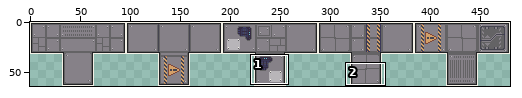
File history of a pixel-art file, art/modules/Floor_x2x3.ase. Above, an overview of the earlier version with the close-up marked.
Close-up. First the earlier version:
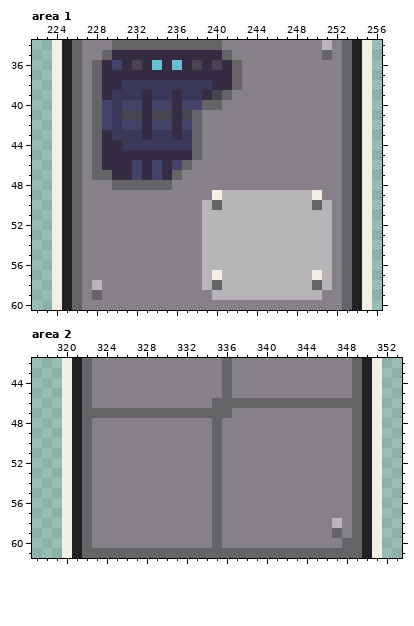
480x64 pixels, 1 frame. Shown: area 1: x 222..256, y 34..60; area 2: x 317..353, y 42..61. The commit also changed other parts of the picture, which this record leaves out.
The same view after the edit:
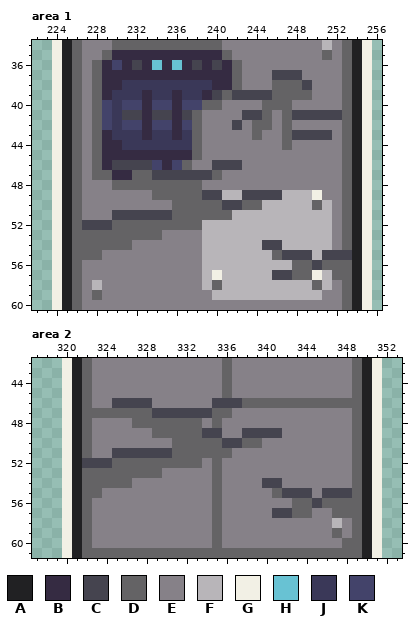
Palette (. is transparent): A #212123  B #352b42  C #45444f  D #646365  E #868188  F #b8b5b9  G #f2f0e5  H #68c2d3  J #3a3858  K #43436a
Edits made:
layer "Layer 2" added
Area 1, layer "Layer 2":
y 37: x 246..248 EEE -> CCC
y 38: x 246..249 EEEE -> DDDC
y 39: x 242..249 EEEEEEEE -> CCCCDDDD
y 40: x 245..247 EEE -> DDD
y 41: x 243..245 EEE -> CCD; x 247..252 EEEEEE -> DCCCCC
y 42: x 242 E -> C; x 244..245 EE -> DD; x 247 E -> D
y 43: x 244 E -> D; x 247..251 EEEEE -> DCCCC
y 44: x 247 E -> D
y 46: x 230..233 BBKB -> CCCC; x 240..242 EEE -> CCC
y 47: x 232..240 KBKBDEEEE -> DDCCCCCCD
y 48: x 236..238 EEE -> DDD
y 49: x 234..240 EEEEEEG -> DDDDDCC; x 243..246 FFFF -> CCCC
y 50: x 236..239 EEEF -> DDDD; x 241..244 FFFF -> CCDD
y 51: x 230..241 EEEEEEEEEFFF -> CCCCCCDDDDDD
y 52: x 227..238 EEEEEEEEEEEE -> CCCDDDDDDDDD
y 53: x 227..234 EEEEEEEE -> DDDDDDDD
y 54: x 227..231 EEEEE -> DDDDD; x 245..246 FF -> CC
y 55: x 227..228 EE -> DD; x 246..249 FFFF -> DCCC; x 251..253 FED -> CCC
y 56: x 248..252 FFFFE -> DDCDD
y 57: x 246..249 FFFF -> CCDD; x 252 E -> D
Area 2, layer "Layer 2":
y 46: x 325..328 EEEE -> CCCC; x 335..337 DDD -> CCC
y 47: x 329..334 DDDDDD -> CCCCCC
y 48: x 327..333 EEEEEEE -> DDDDDDD
y 49: x 329..335 EEEEEED -> DDDDDCC; x 338..341 EEEE -> CCCC
y 50: x 331..334 EEEE -> DDDD; x 336..339 EEEE -> CCDD
y 51: x 325..334 EEEEEEEEEE -> CCCCCCDDDD; x 336 E -> D
y 52: x 322..333 DEEEEEEEEEEE -> CCCDDDDDDDDD
y 53: x 323..329 EEEEEEE -> DDDDDDD
y 54: x 323..326 EEEE -> DDDD; x 340..341 EE -> CC
y 55: x 323 E -> D; x 341..344 EEEE -> DCCC; x 346..348 EEE -> CCC
y 56: x 343..348 EEEEEE -> DDCDDD
y 57: x 341..344 EEEE -> CCDD; x 347..348 EE -> DD
Boxes around the changes in both close-ups, in picture pixels (x1, y1, x2, y2):
changed: (82, 70, 352, 280)
changed: (82, 398, 352, 518)
